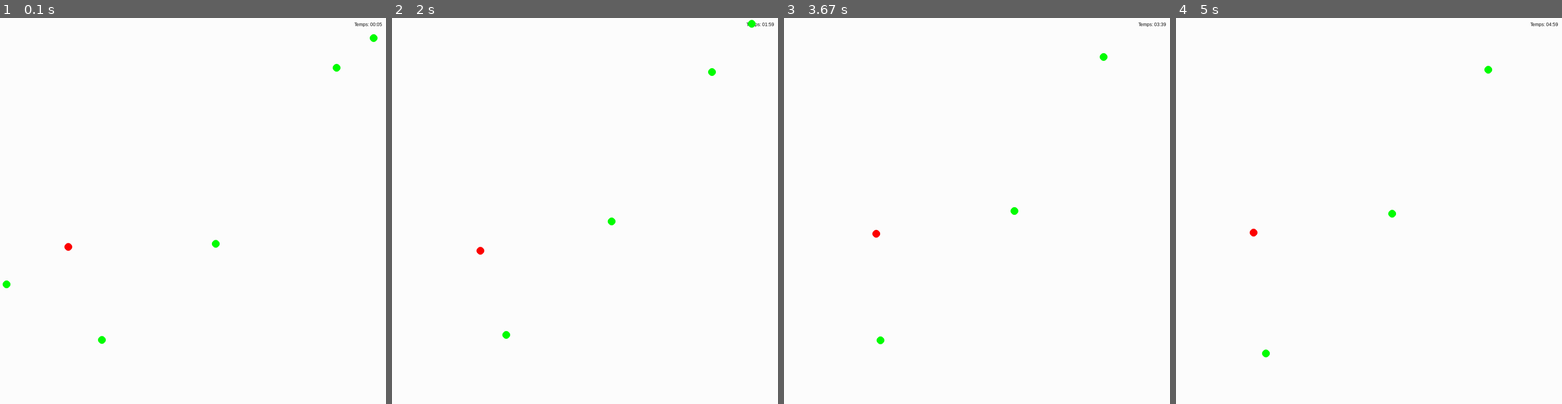
Above: before the commit, frames 1-4 (left to right).
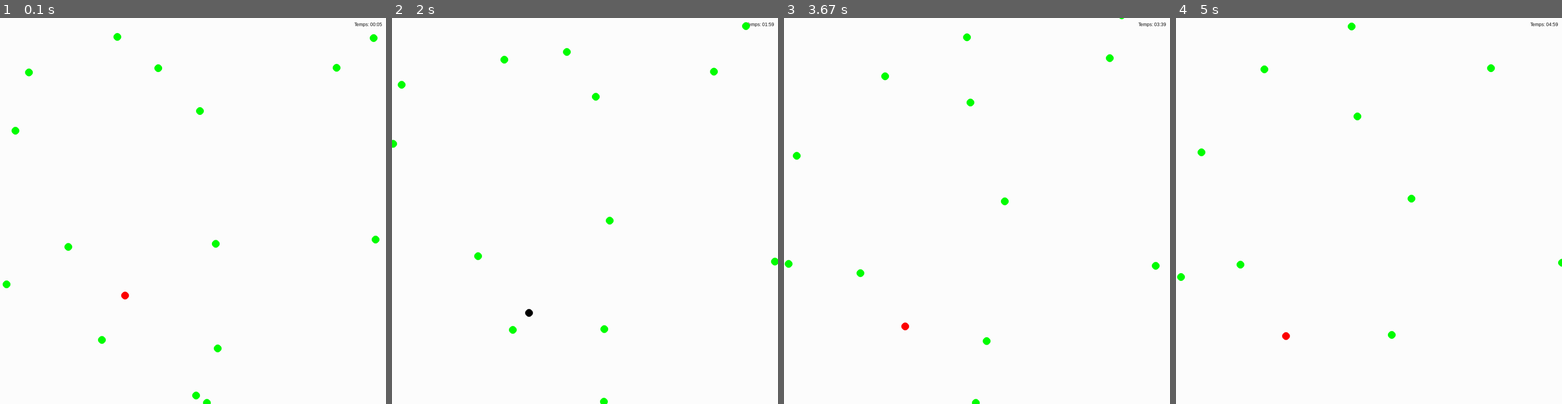
Above: after the commit, the same moments.

Repository: Florian-DELRIEU/IA-PreyPredators
Game: pygame game, started from main.py
The game is run twice, just before and just after one commit, with the same random seed, the same clock (stepped at 60 frames per second) and the same inputs.
Inputs:
- Up to frame 1 (0.1 s): no input
- Up to frame 2 (2 s): tap Space at 0.33, 0.73, 1.03, 1.23, 1.57, 1.87 s
- Up to frame 3 (3.67 s): tap Space at 2.07, 2.37, 2.63, 2.97, 3.27, 3.4 s
- Up to frame 4 (5 s): tap Space at 3.8, 4.1, 4.47, 4.87 s

The runs differ from the first frame. In frame 1, 0.4% of the frame differs, in the area x 3-99%, y 3-100%; in frame 2, 0.5%, in the area x 0-100%, y 0-100%; in frame 3, 0.5%; in frame 4, 0.5%.

Commit message:
[0.19] - fix predator split

Diff:
--- a/classes.py
+++ b/classes.py
@@ -24,9 +24,10 @@
         self.rays_angles = []
         self.detect_range = 100
         self.target = None
-        self.energy = 100
+        self.energy = 50 if self.is_predator else 10
         if self.is_predator : Predators.append(self)
         if not self.is_predator : Preys.append(self)
+        self.split_cost = 100
 
     def draw(self, window):
         """
@@ -71,26 +72,28 @@
             self.iteration = 0
             self.x += self.speed * np.cos(self.direction)
             self.y += self.speed * np.sin(self.direction)
-        if self.is_predator : self.gain_energy(-0.1)
-        if not self.is_predator : self.gain_energy(1)
+        if self.is_predator : self.gain_energy(-0.05)
+        if not self.is_predator : self.gain_energy(0.1)
 
     def gain_energy(self,ammont):
         self.energy += ammont
         if self.energy <= 0: self.die()
-        if self.energy >= 1000: self.split()
+        if self.energy >= 1.5*self.split_cost: self.split()
 
 
     def die(self):
+        self.energy=0
         if self in Predators    : Predators.__delitem__(Predators.index(self))
         if self in Preys        : Preys.__delitem__(Preys.index(self))
 
     def split(self):
         blob(self.x,self.y,None,self.is_predator)
-        self.energy -= 500
+        self.energy -= self.split_cost
 
     def bite(self,target):
-        target.energy -= 10000
-        self.energy += 500
+        target.die()
+        self.energy += 100
+        self.target = None
 
     def create_rays(self):
         """
@@ -134,6 +137,7 @@
                     # Verifié si contact avec la proie
                     if distance <= self.size:
                         self.bite(prey)
+                        break
         self.target = closest_prey
         # Changement de couleur si proie detecté
         if self.target is None: self.color = RED
--- a/main.py
+++ b/main.py
@@ -5,7 +5,7 @@
 from classes import blob,Preys,Predators
 
 # Blobs
-for _ in range (5): blob(None,None,None,False)
+for _ in range (15): blob(None,None,None,False)
 for _ in range (1): blob(None,None,None,True)
 
 selected_blob = None
